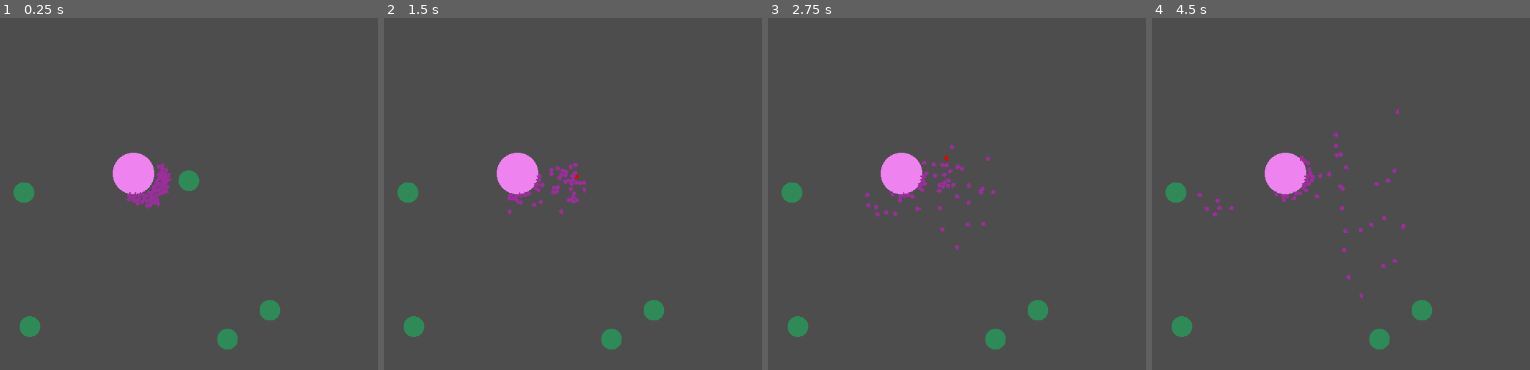
Above: before the commit, frames 1-4 (left to right).
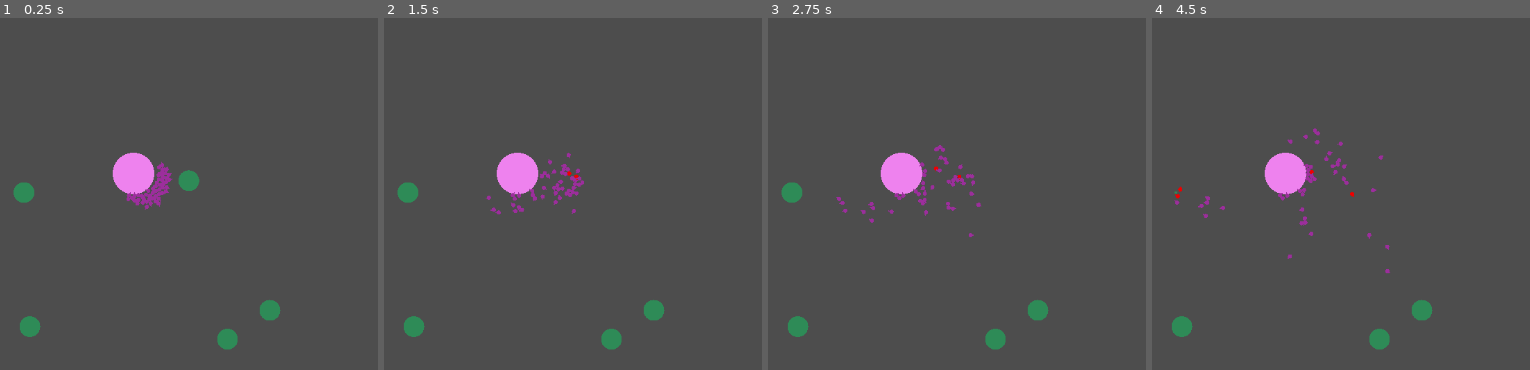
Above: after the commit, the same moments.

Repository: MalCaor/RucheTyr
Game: Godot game, scene res://Scene2d.tscn
Two runs of this game, one before a commit and one after it. Both use one fixed random seed, a clock stepped at 60 frames per second and the inputs below.
Inputs:
- Up to frame 1 (0.25 s): no input
- Up to frame 2 (1.5 s): no input
- Up to frame 3 (2.75 s): no input
- Up to frame 4 (4.5 s): no input

The runs differ from the first frame. In frame 1, 0.2% of the frame differs, in the area x 33-46%, y 40-55%; in frame 2, 0.9%; in frame 3, 1.1%; in frame 4, 1.3%, in the area x 3-68%, y 25-80%.

Commit message:
better explor

Diff:
--- a/Tyr/hormagaunt.gd
+++ b/Tyr/hormagaunt.gd
@@ -27,8 +27,10 @@
 var speed: float = 3 # Vitesse de l'agent
 var rotation_speed = 10 # Vitesse de rotation de l'agent
 
-var nbr_food_max: float = 5 # Quantite maximale qu'un agent peut transporter
+var nbr_food_max: float = 2 # Quantite maximale qu'un agent peut transporter
 var nbr_current_food: float = 0 # Quantite actuelle que transporte un agent
+
+var target_explor: Vector2
 
 var couleur: Color
 
@@ -60,8 +62,18 @@
 		self.current_state = state_possible.exploration
 
 func explore():
-	var rot = randf_range(-1, 1) * rotation_speed
-	apply_torque(rot)
+	if not target_explor or self.position.distance_to(target_explor) < 10:
+		target_explor = Vector2(randf_range(-1,1), randf_range(-1,1)) * 100
+
+	# go to target
+	var dx:float = target_explor.x - position.x
+	var dy:float = target_explor.y - position.y
+
+	var angle_to_target:Vector2 = Vector2(dx,dy).normalized()
+	var angle_self:float = self.global_transform.x.angle_to(angle_to_target)
+
+	apply_torque_impulse(angle_self/2)
+
 	evasion_maneuver()
 	go_forward()
 
